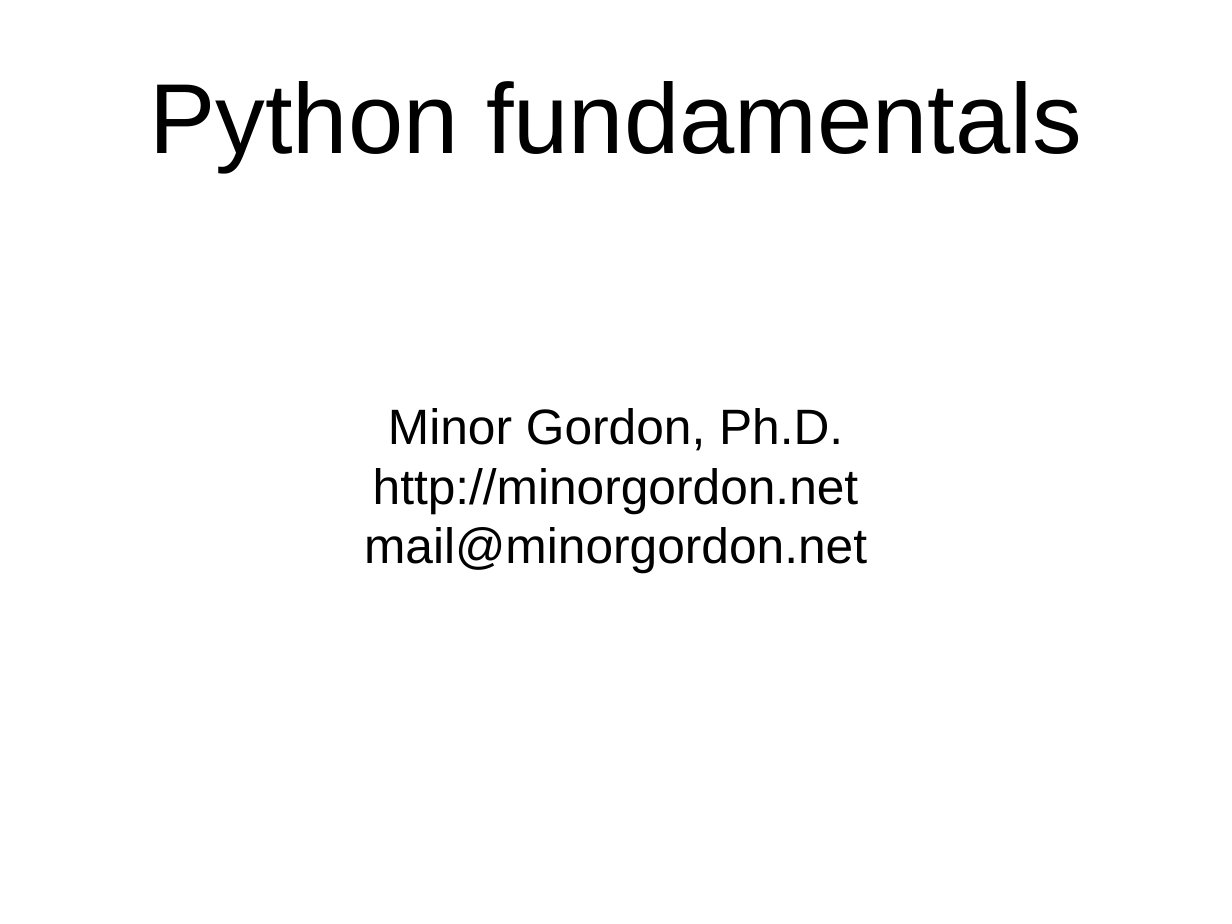
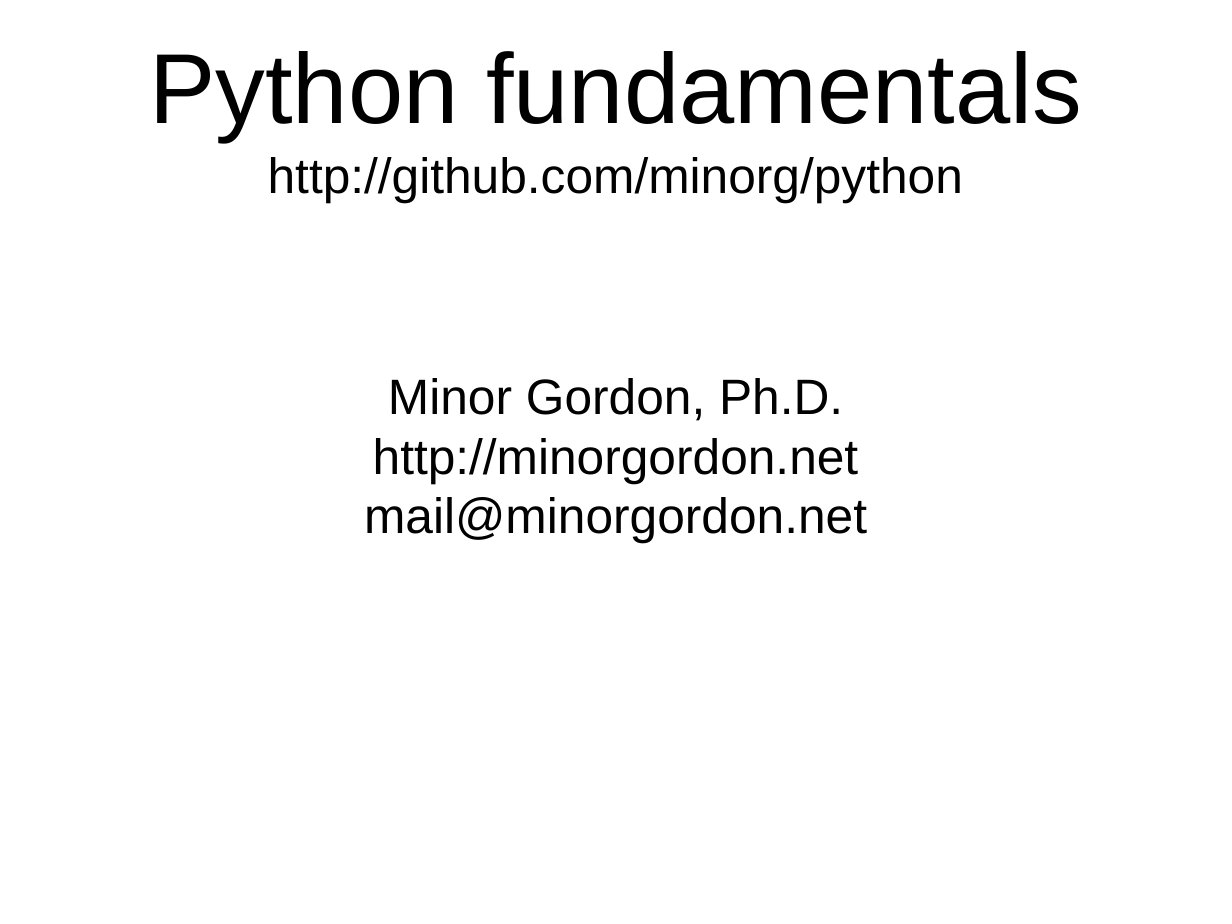
Before and after one commit to chxy/python, a slide deck: slide 1 of intro.odp. Drawn at 1232x924 pixels with LibreOffice and Linux fonts; fonts in the diff are those of the drawing. Boxes give left, top, right and bottom in pixels: in the first picture for what was removed or moved away, otherwise in the second. Text is boxed around its words. In the diff, an @@ line names an element or a change of style, - is before the commit and + after.

```diff
--- a/intro.odp
+++ b/intro.odp
@@ title at [150, 51, 1082, 203]: text changed; size 64 to 32 pt @@
-Python fundamentals
+Python fundamentals
+http://github.com/minorg/python
@@ subtitle "Minor Gordon, Ph.D.": place and size @@
-subtitle "Minor Gordon, Ph.D." at [364, 408, 867, 573]
+subtitle "Minor Gordon, Ph.D." at [364, 378, 867, 543]
```
Also in this commit, not shown: 1 other slide changed, 1 slide added.
